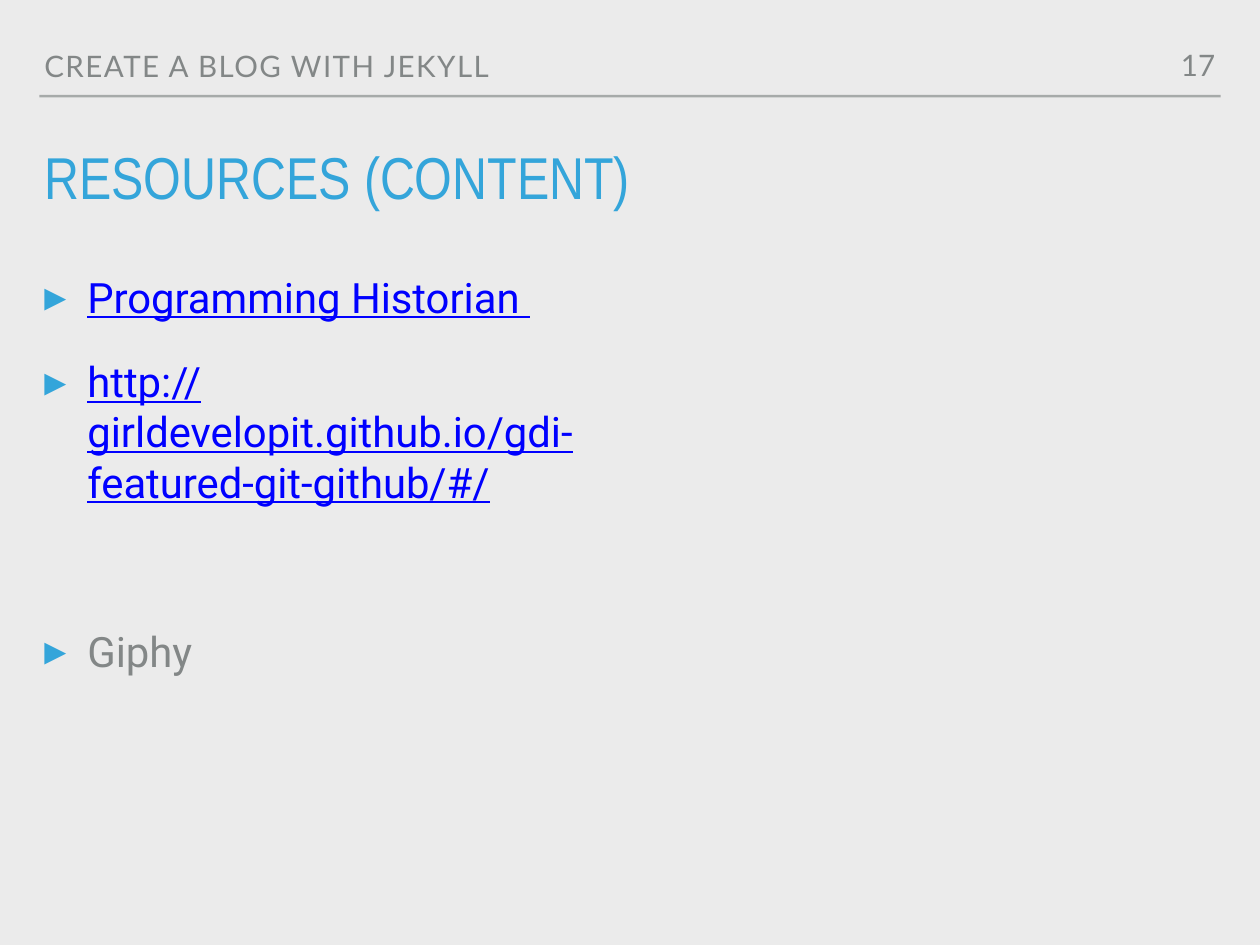
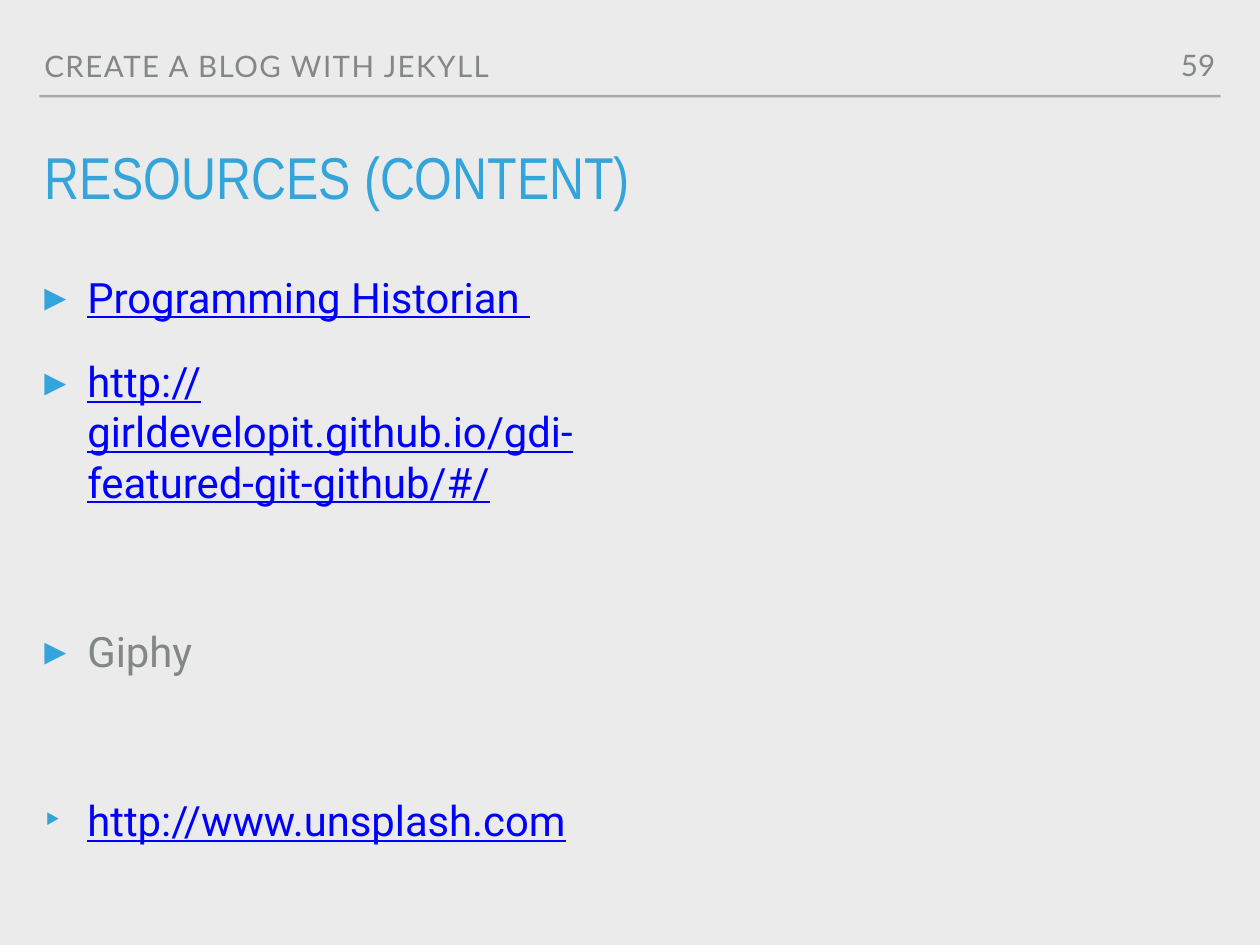
Before and after one commit to M0nica/codeland-workshop, a slide deck: slide 59 of codeland2018.pptx (slide 17 before the commit). Drawn at 1260x945 pixels with LibreOffice and Linux fonts; fonts in the diff are those of the drawing. Boxes give left, top, right and bottom in pixels: in the first picture for what was removed or moved away, otherwise in the second. Text is boxed around its words. In the diff, an @@ line names an element or a change of style, - is before the commit and + after.

```diff
--- a/codeland2018.pptx
+++ b/codeland2018.pptx
@@ page number at [1181,55,1215,76]: text changed @@
-17
+59
@@ text at [87,804,565,845]: paragraph added @@
+‣ http://www.unsplash.com
```
Also in this commit, not shown: 8 other slides changed, 42 slides added, 11 other files.
